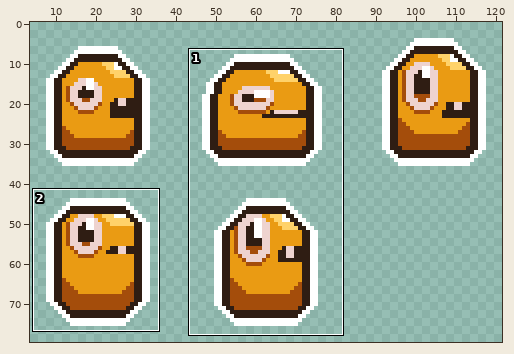
Sprite sheet: Graphics/Enemy/Slime/LV01/2x/LV01.png. The first picture is a wide view before the edit; the outline marks the close-up.
Close-up. First the earlier version:
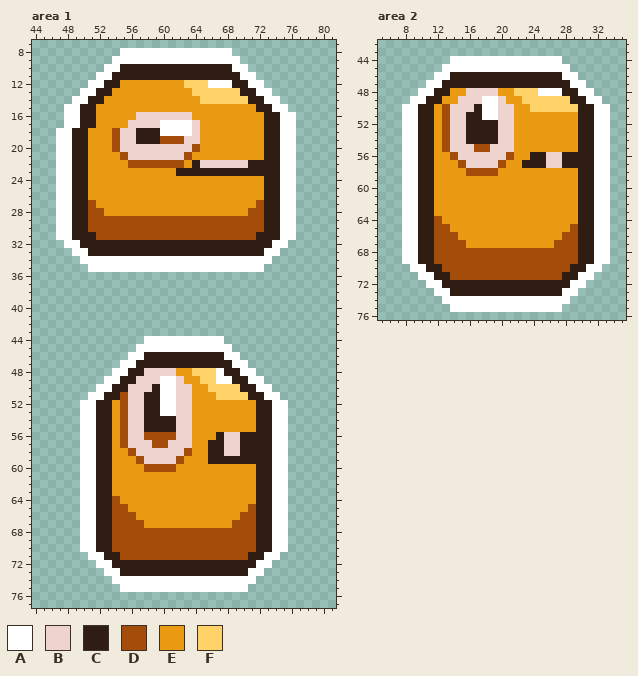
The file is 126x80 pixels. Shown: area 1: x 44..81, y 7..77; area 2: x 5..35, y 42..76. The wide view leaves out empty margins. The commit also changed other parts of the picture, which this record leaves out.
Palette (. is transparent): A #ffffff  B #eed3cf  C #2f1d13  D #a44d0b  E #ea9b13  F #ffd26a
New version:
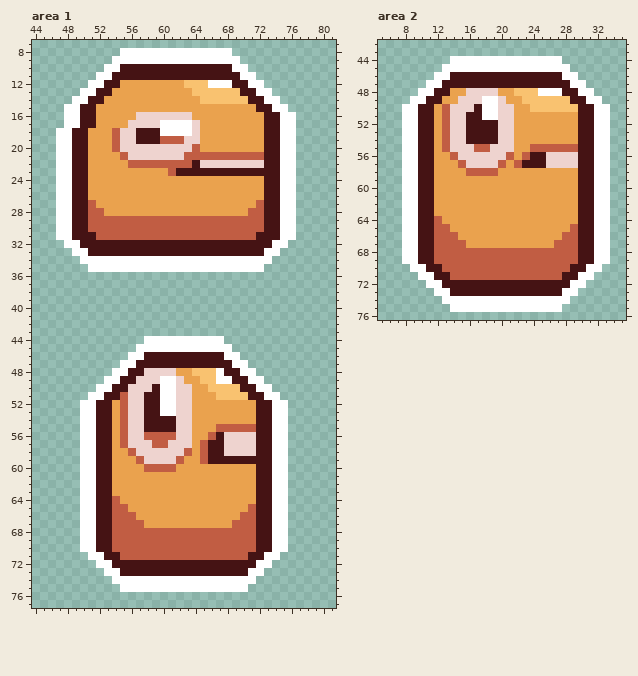
What changed:
Colour C changes from #2f1d13 to #451314.
Colour D changes from #a44d0b to #c15d43.
Colour E changes from #ea9b13 to #eaa24e.
Colour F changes from #ffd26a to #f9c270.
Area 1:
The author changed colour C to colour B in row 22 at x 71 to 72; in rows 56 to 58 at x 70 to 71.
The author changed colour E to colour D in row 21 at x 64 to 72; in row 22 at x 63; in row 23 at x 61; in row 55 at x 67 to 71; in row 56 at x 66; in rows 57 to 59 at x 65.
Area 2:
The author changed colour C to colour B in rows 56 to 57 at x 28 to 29.
The author changed colour E to colour D in row 55 at x 24 to 29; in row 56 at x 23; in row 57 at x 22.
Boxes around the changes in both close-ups, in picture pixels (x1, y1, x2, y2):
changed: (72, 64, 280, 256)
changed: (96, 352, 272, 576)
changed: (418, 72, 594, 296)
